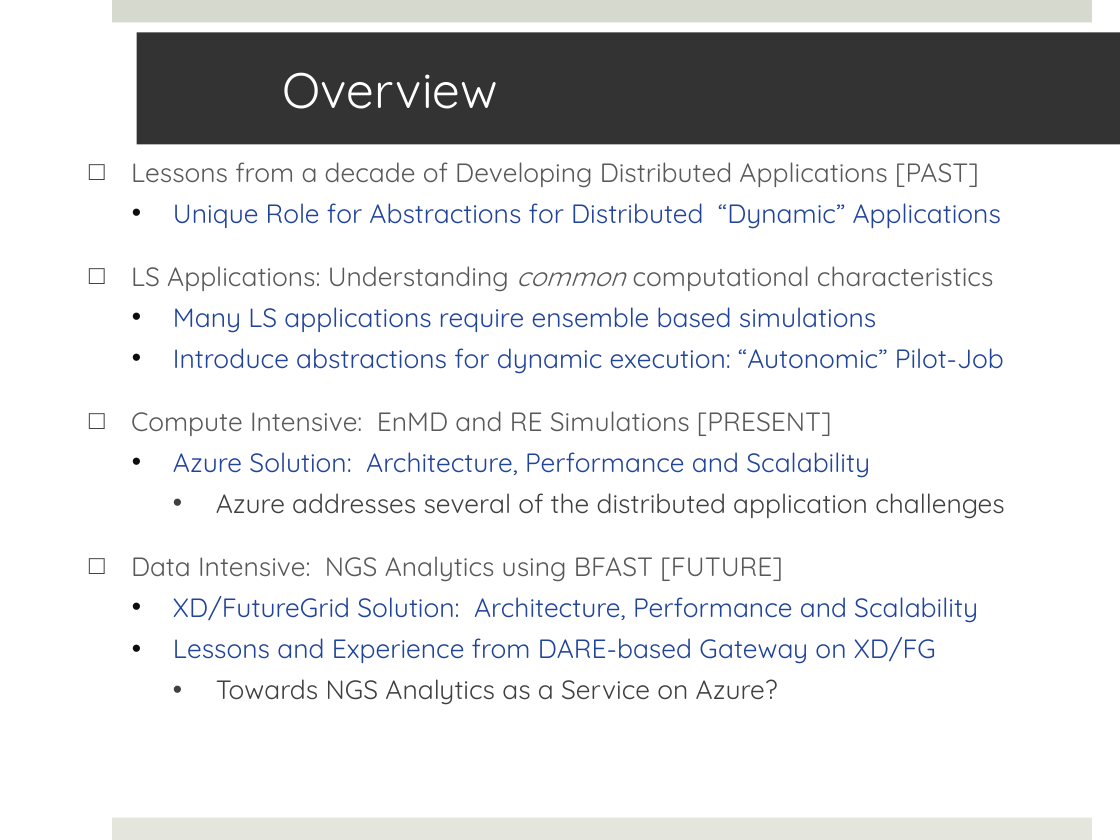
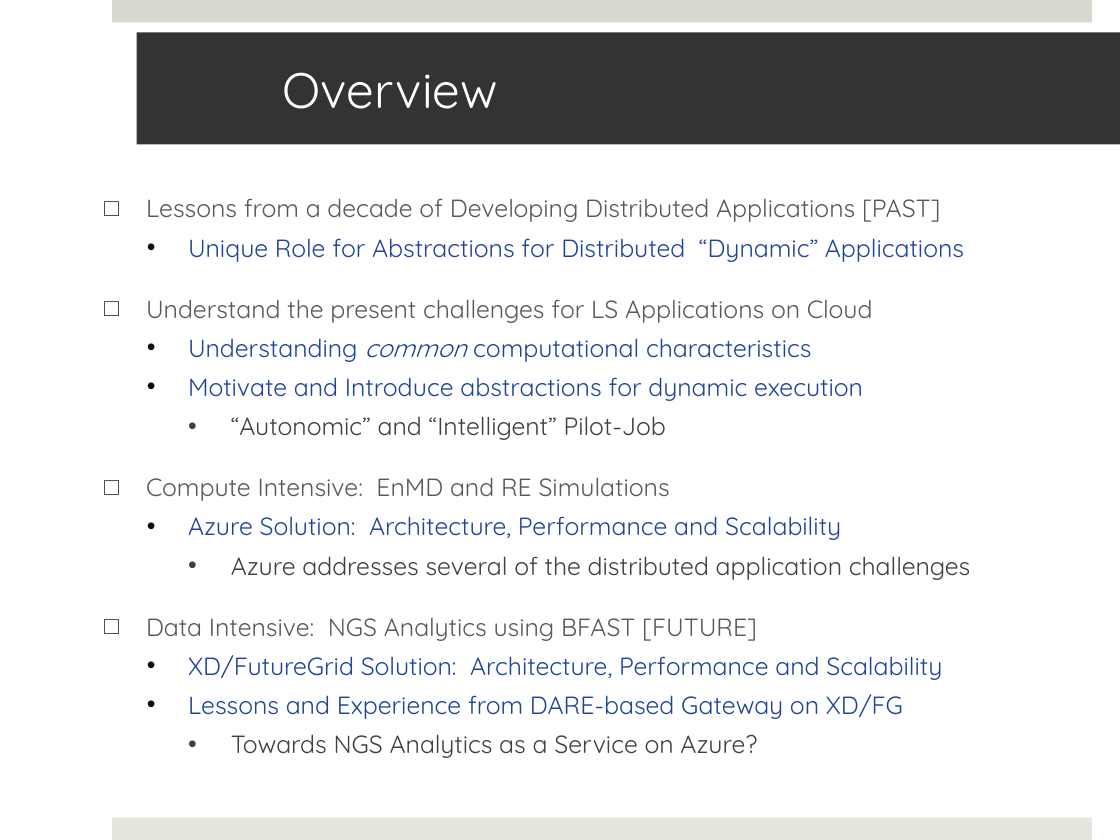
Before and after one commit to saga-project/saga-cpp-legacy-projects, a slide deck: slide 2 of saga-talks/abstractions_for_ls-microsoft.pptx. Drawn at 1120x840 pixels with LibreOffice and Linux fonts; fonts in the diff are those of the drawing; background and template pictures are left out. Boxes give left, top, right and bottom in pixels: in the first picture for what was removed or moved away, otherwise in the second. Text is boxed around its words. In the diff, an @@ line names an element or a change of style, - is before the commit and + after.

```diff
--- a/saga-talks/abstractions_for_ls-microsoft.pptx
+++ b/saga-talks/abstractions_for_ls-microsoft.pptx
@@ text "Lessons from a decade of ..." moved from (x1=131, y1=162, x2=1005, y2=705) to (x1=146, y1=198, x2=970, y2=758) @@
@@ text at (x1=146, y1=198, x2=970, y2=758): size 17 to 16 pt in "Lessons from a decade of Developing Distributed ...", "Unique Role for Abstractions for Distributed “Dynamic” ...", "Azure Solution: Architecture, Performance and Scalability", "Azure addresses several of the distributed application ..." and 4 more places @@
@@ text at (x1=146, y1=299, x2=873, y2=501): text changed; size 17 to 16 pt @@
-□ LS Applications: Understanding common computational characteristics
-  • Many LS applications require ensemble based simulations
-  • Introduce abstractions for dynamic execution: “Autonomic” Pilot-Job
-□ Compute Intensive: EnMD and RE Simulations [PRESENT]
+□ Understand the present challenges for LS Applications on Cloud
+  • Understanding common computational characteristics
+  • Motivate and Introduce abstractions for dynamic execution
+    • “Autonomic” and “Intelligent” Pilot-Job
+□ Compute Intensive: EnMD and RE Simulations
```
Also in this commit, not shown: 17 other slides changed.
